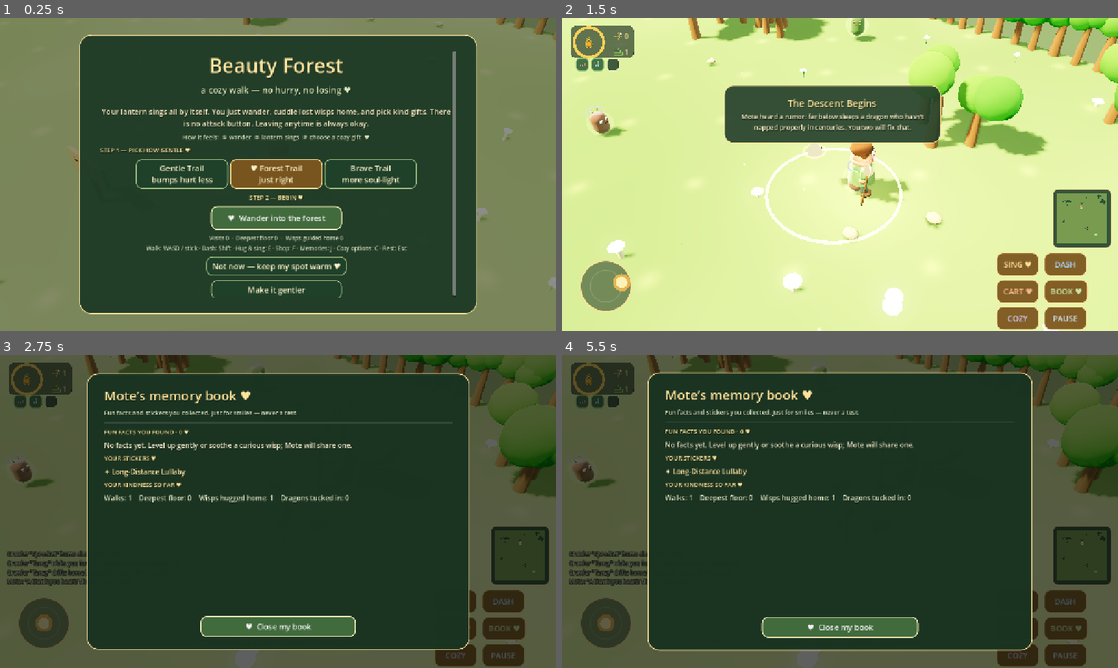
Above: before the commit, frames 1-4 (two rows, left to right).
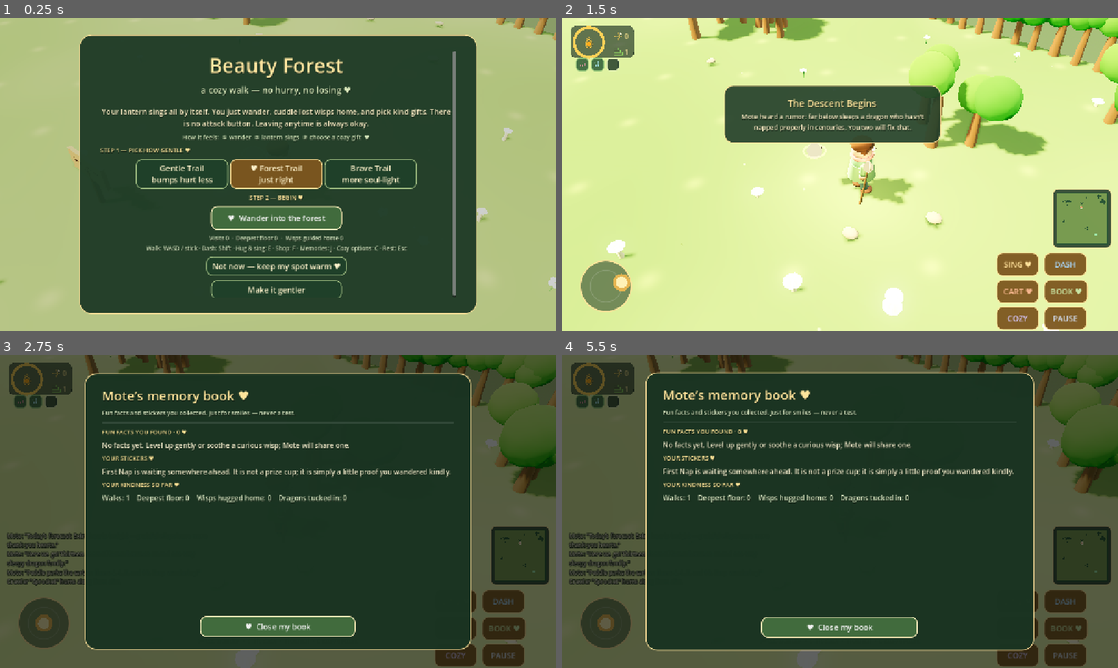
Above: after the commit, the same moments.

Repository: mlibre/beauty-forest
Game: Godot game, scene res://scenes/main.tscn
Same seed, same stepped clock (60 frames per second), same inputs: the game is played once before the commit and once after it.
Inputs (mouse positions are in pixels of both pictures, inside the frame that each line leads up to):
- Up to frame 1 (0.25 s): no input
- Up to frame 2 (1.5 s): tap Enter (ui_accept) at 0.5 s; move the mouse to (962, 158) at 0.52 s; hold D (bf_right) 0.53-1.25 s; tap Shift (bf_dash) at 0.6 s; click (962, 158) at 0.67 s; tap F (bf_shop) at 0.77 s; drag from (606, 287) to (812, 237) at 1.27 s
- Up to frame 3 (2.75 s): move the mouse to (333, 442) at 2.02 s; hold D (bf_right) from 2.03 s (still down); hold J (bf_journal) from 2.03 s (still down); click (333, 442) at 2.17 s
- Up to frame 4 (5.5 s): release D (bf_right) at 2.75 s; release J (bf_journal) at 2.75 s; drag from (812, 574) to (673, 464) at 2.77 s; move the mouse to (1006, 558) at 3.52 s; hold A (bf_left) 3.53-4.25 s; hold E (bf_interact) 3.53-4.25 s; click (1006, 558) at 3.67 s; tap F (bf_shop) at 3.77 s; drag from (673, 464) to (756, 433) at 4.27 s; move the mouse to (867, 511) at 5.02 s; hold S (bf_back) from 5.03 s (still down); tap Shift (bf_dash) at 5.1 s; click (867, 511) at 5.17 s

The runs differ from the first frame. In frame 1, 36% of the frame differs, in the area x 0-100%, y 0-100%; in frame 2, 1.7%; in frame 3, 5.0%; in frame 4, 5.4%.

Commit message:
fix(ui): make the title menu read as the bright forest it promises
Measured off real captures, the menu backdrop sat at mean luminance 99
against 176 in gameplay -- the darkest screen in a game that measures
173-186 everywhere else, which is the opposite of the bright golden-dusk
brief. Two causes, both measured:

  - it raised the pause card's 0.48 scrim, which exists so the world can
    step back behind a card; the first impression of the forest should
    not be dimmed that hard. It now has its own scrim at 0.20.
  - it rendered an empty clearing: no wisps, no objectives, nothing
    glowing. It now spawns five idle wisps. No boss, no Big Feeling, and
    gameplay controls stay off, so none of them can be sung to or hurt.

Diff:
--- a/scripts/game_ui_chrome.gd
+++ b/scripts/game_ui_chrome.gd
@@ -122,6 +122,17 @@
     _toast_label.modulate.a = 0.0
     _hud.add_child(_toast_label)
 
+    # Two scrims, not one. The pause card wants the world to step back and
+    # stay there; the title menu must NOT crush the forest it is introducing.
+    # They used to share one 0.48 rect, which made the menu the darkest
+    # screen in a game that measures 173-186 everywhere else.
+    _menu_scrim = ColorRect.new()
+    _menu_scrim.name = "MenuScrim"
+    _menu_scrim.color = Color(0.055, 0.12, 0.08, MENU_SCRIM_ALPHA)
+    _menu_scrim.set_anchors_and_offsets_preset(Control.PRESET_FULL_RECT)
+    _menu_scrim.mouse_filter = Control.MOUSE_FILTER_STOP
+    _menu_scrim.visible = false
+    _root.add_child(_menu_scrim)
     _overlay_scrim = ColorRect.new()
     _overlay_scrim.color = Color(0.055, 0.12, 0.08, 0.48)
     _overlay_scrim.set_anchors_and_offsets_preset(Control.PRESET_FULL_RECT)
--- a/scripts/game_ui_layout.gd
+++ b/scripts/game_ui_layout.gd
@@ -471,10 +471,25 @@
     # above already caps the card to the window, so only content minimums
     # larger than the window itself can still overflow — symmetrically.
 
+## The title menu's own overlay frame. Identical to _show_overlay() except
+## that it raises the lighter menu scrim, so the forest behind the menu
+## stays a bright golden dusk instead of being pushed into the dark.
+func _show_menu_overlay() -> void:
+    _dismiss_beat_ring()
+    _cancel_story()
+    _reset_touch_joystick()
+    if is_instance_valid(_menu_scrim):
+        _menu_scrim.visible = true
+    _overlay_scrim.visible = false
+    _overlay_card.visible = true
+    _overlay_card.modulate.a = 1.0
+    _fit_layout()
+
 func _show_overlay() -> void:
     _dismiss_beat_ring()
     _cancel_story()
     _reset_touch_joystick()
+    _menu_scrim.visible = false
     _overlay_scrim.visible = true
     _overlay_card.visible = true
     _overlay_card.modulate.a = 1.0
--- a/scripts/game_ui_panels.gd
+++ b/scripts/game_ui_panels.gd
@@ -280,7 +280,12 @@
     _shop_card.visible = false
     settings_closed.emit()
 
+## Hide every scrim this class owns, plus the menu's. Raising one scrim from
+## three different call sites meant a forgotten `visible = false` left the
+## menu's light scrim under a panel, stacking two darkening rects on top of
+## each other -- so `close_panels` clears all of them by name.
 func close_panels() -> void:
+    _menu_scrim.visible = false
     _shop_scrim.visible = false
     _shop_card.visible = false
     _overlay_scrim.visible = false
--- a/scripts/game_ui_screens.gd
+++ b/scripts/game_ui_screens.gd
@@ -9,7 +9,7 @@
     _clear(_overlay_content)
     _hud.visible = false
     set_text_chrome_visible(true)
-    _show_overlay()
+    _show_menu_overlay()
     var title := _label("Beauty Forest", 46, Color("#ffe6a0"))
     title.horizontal_alignment = HORIZONTAL_ALIGNMENT_CENTER
     _overlay_content.add_child(title)
--- a/scripts/game_ui_state.gd
+++ b/scripts/game_ui_state.gd
@@ -55,6 +55,16 @@
 var _left_card: PanelContainer
 var _right_card: PanelContainer
 var _overlay_scrim: ColorRect
+## The title menu's own scrim. Lighter than the pause card's, because the
+## menu is the first thing a player sees and the brief is a BRIGHT golden
+## forest: measured, the shared 0.48 scrim pulled the backdrop from a mean
+## luminance of 176 down to 82 -- the menu was the darkest screen in a game
+## that is otherwise 173-186 everywhere. The pause card still darkens
+## properly, because there the world genuinely should step back.
+var _menu_scrim: ColorRect
+## Tuned by measurement, not by eye: this took the menu backdrop from a
+## mean luminance of 82 to 111 against 176 in gameplay.
+const MENU_SCRIM_ALPHA := 0.20
 var _overlay_card: PanelContainer
 var _overlay_content: VBoxContainer
 var _shop_scrim: ColorRect
@@ -376,6 +386,8 @@
     _minimap.high_contrast = _high_contrast
     _minimap.queue_redraw()
     _overlay_scrim.color = Color(0.025, 0.05, 0.035, 0.72 if _high_contrast else 0.48)
+    if is_instance_valid(_menu_scrim):
+        _menu_scrim.color = Color(0.025, 0.05, 0.035, 0.42 if _high_contrast else MENU_SCRIM_ALPHA)
     _shop_scrim.color = Color(0.015, 0.025, 0.018, 0.82 if _high_contrast else 0.64)
     # High Contrast has to reach the text, not just the scenery behind it. The
     # scrim above only darkens the world; the cards carry their own near-opaque
--- a/scripts/run_world.gd
+++ b/scripts/run_world.gd
@@ -97,6 +97,15 @@
         invulnerable_time = 1.0
         _next_petal_shower = play_seconds + _rng.randf_range(32.0, 56.0)
     else:
+        # The menu is the first thing a player sees, and it was an EMPTY
+        # clearing: no wisps, no objectives, nothing glowing, under a scrim.
+        # Measured, the menu backdrop sat at a mean luminance of 99 against
+        # 176 in gameplay -- the darkest screen in a bright golden-dusk game.
+        # A few wandering wisps give the forest something to be, without
+        # turning the title card into a playable floor: they idle, nothing
+        # spawns a boss or a Big Feeling, and _gameplay_controls_enabled() is
+        # false so nothing can be hugged, sung to or hurt.
+        _spawn_menu_wisps()
         world.set_objectives_visible(false, false, false)
 
     camera.global_position = player.global_position + CAMERA_OFFSET
@@ -118,6 +127,27 @@
             ui.show_toast("Peddle’s cart is nearby. Press F when you’re ready to browse.")
         if _has_feeling_floor():
             ui.show_toast("A Big Feeling wanders this floor. Wait for its GOLD halo, then press E nearby and sing with it.")
+
+## A handful of wisps for the title backdrop.
+##
+## Deliberately not _spawn_wisps(): that one scales with the floor, spawns a
+## boss every third story floor and a Big Feeling on floors 4/8/12, all of
+## which the menu must not contain. These just drift near the spawn so the
+## forest behind the title card is alive.
+func _spawn_menu_wisps() -> void:
+    var occupied: Dictionary = {}
+    var spawn_room: Dictionary = dungeon["rooms"][0]
+    for index in range(5):
+        var cell := DungeonGenerator.random_floor_cell(dungeon, _rng, Vector2(spawn_room["cx"], spawn_room["cy"]), 6.0, occupied)
+        occupied[cell] = true
+        var wisp := Wisp.new()
+        wisp.setup(BeautyContent.pick_wisp_type(1), 1)
+        wisp.set_reduced_motion(bool(settings.get("reduced_motion", false)))
+        wisp.position = DungeonGenerator.cell_to_world(cell, 0.0)
+        wisp.set_meta("attack_cooldown", _rng.randf_range(0.2, 1.1))
+        wisp.set_meta("said_grumble", false)
+        world.add_child(wisp)
+        wisps.append(wisp)
 
 func _farthest_non_dragon_room(dragon_room: Dictionary) -> Dictionary:
     var spawn_room: Dictionary = dungeon["rooms"][0]
--- a/tests/regression_main_flow.gd
+++ b/tests/regression_main_flow.gd
@@ -152,6 +152,12 @@
     game._resume_game()
     await frames(2)
 
+    # Start a REAL run before reaching for a wisp. This check inherited whatever
+    # the previous one left behind, which used to be the live floor's spawn; now
+    # that the title backdrop has its own drifting wisps, `wisps[0]` would be one
+    # of those and it would never resolve.
+    game._start_run(1)
+    await frames(6)
     var target: Wisp = game.wisps[0]
     var retained: Array[Wisp] = [target]
     for wisp: Wisp in game.wisps:
